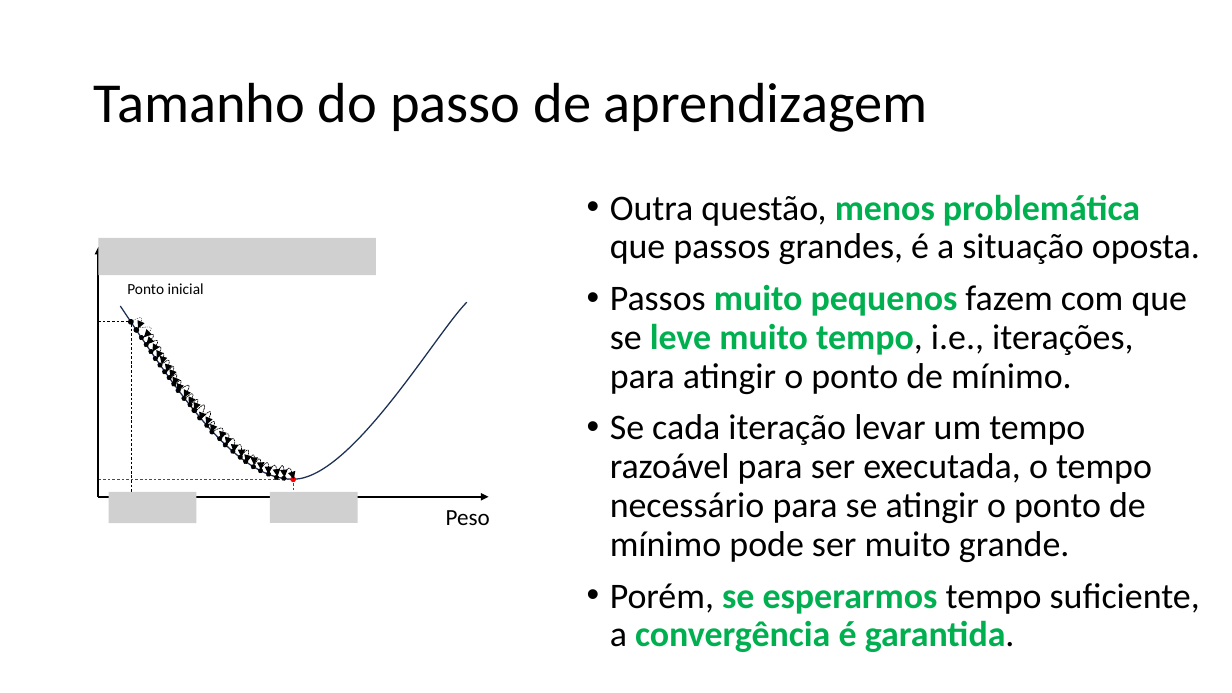
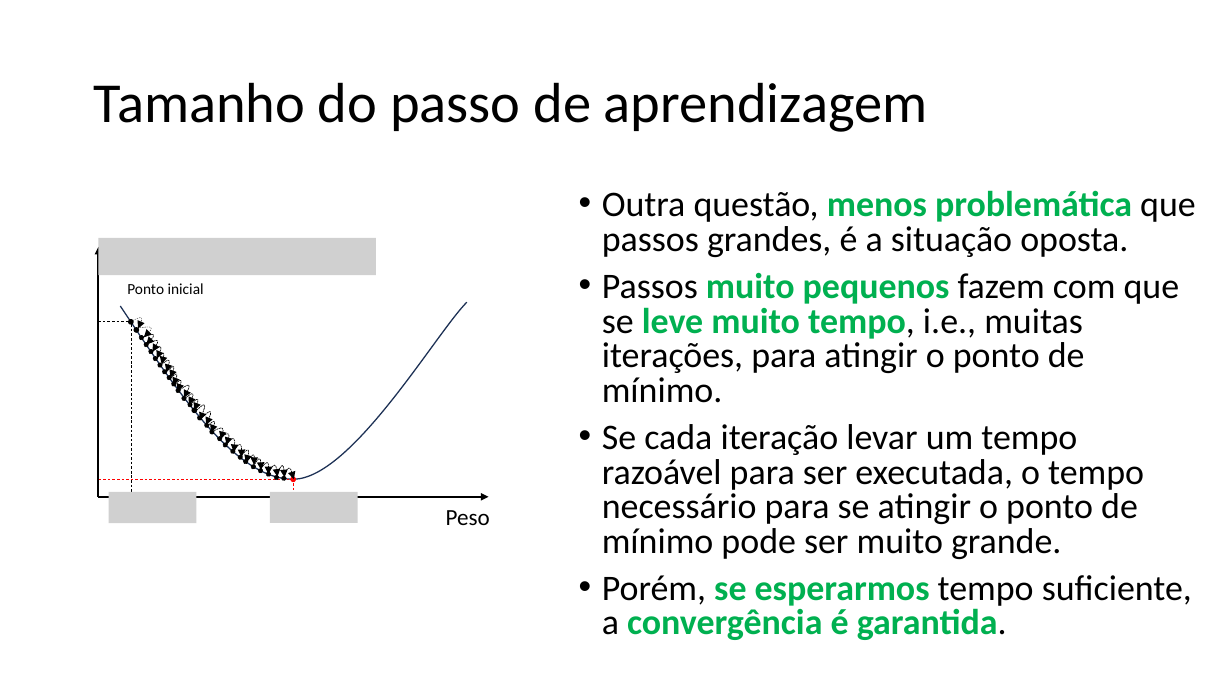
Before and after one commit to zz4fap/c24_inteligencia_artificial, a slide deck: slide 49 of slides/C24_Regressão.pptx (slide 48 before the commit). Drawn at 1232x693 pixels with LibreOffice and Linux fonts; fonts in the diff are those of the drawing; grey boxes stand for pictures. Boxes give left, top, right and bottom in pixels: in the first picture for what was removed or moved away, otherwise in the second. Text is boxed around its words. In the diff, an @@ line names an element or a change of style, - is before the commit and + after.

Commit message:
new slides

```diff
--- a/slides/C24_Regressão.pptx
+++ b/slides/C24_Regressão.pptx
@@ text "Outra questão, menos problemática que ...": place and size @@
-text "Outra questão, menos problemática que ..." at [610, 194, 1200, 652]
+text "Outra questão, menos problemática que ..." at [602, 190, 1196, 640]
@@ text at [602, 190, 1196, 640]: line spacing 0.9 to 0.8 @@
@@ text at [602, 272, 1180, 403]: text changed @@
-• Passos muito pequenos fazem com que se leve muito tempo, i.e., iterações, para atingir o ponto de mínimo.
+• Passos muito pequenos fazem com que se leve muito tempo, i.e., muitas iterações, para atingir o ponto de mínimo.
```
Also in this commit, not shown: 5 other slides changed, 1 slide added.
